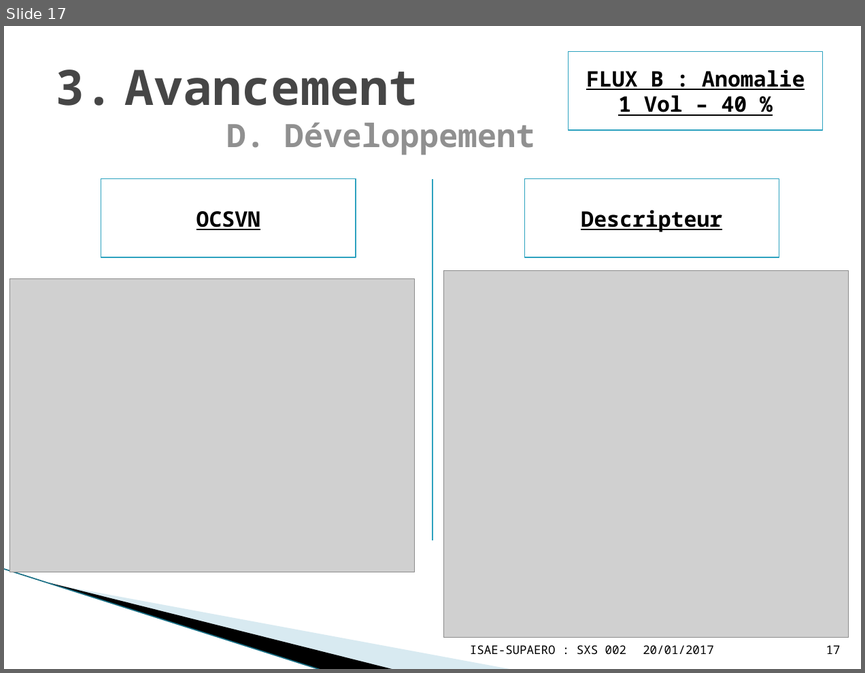
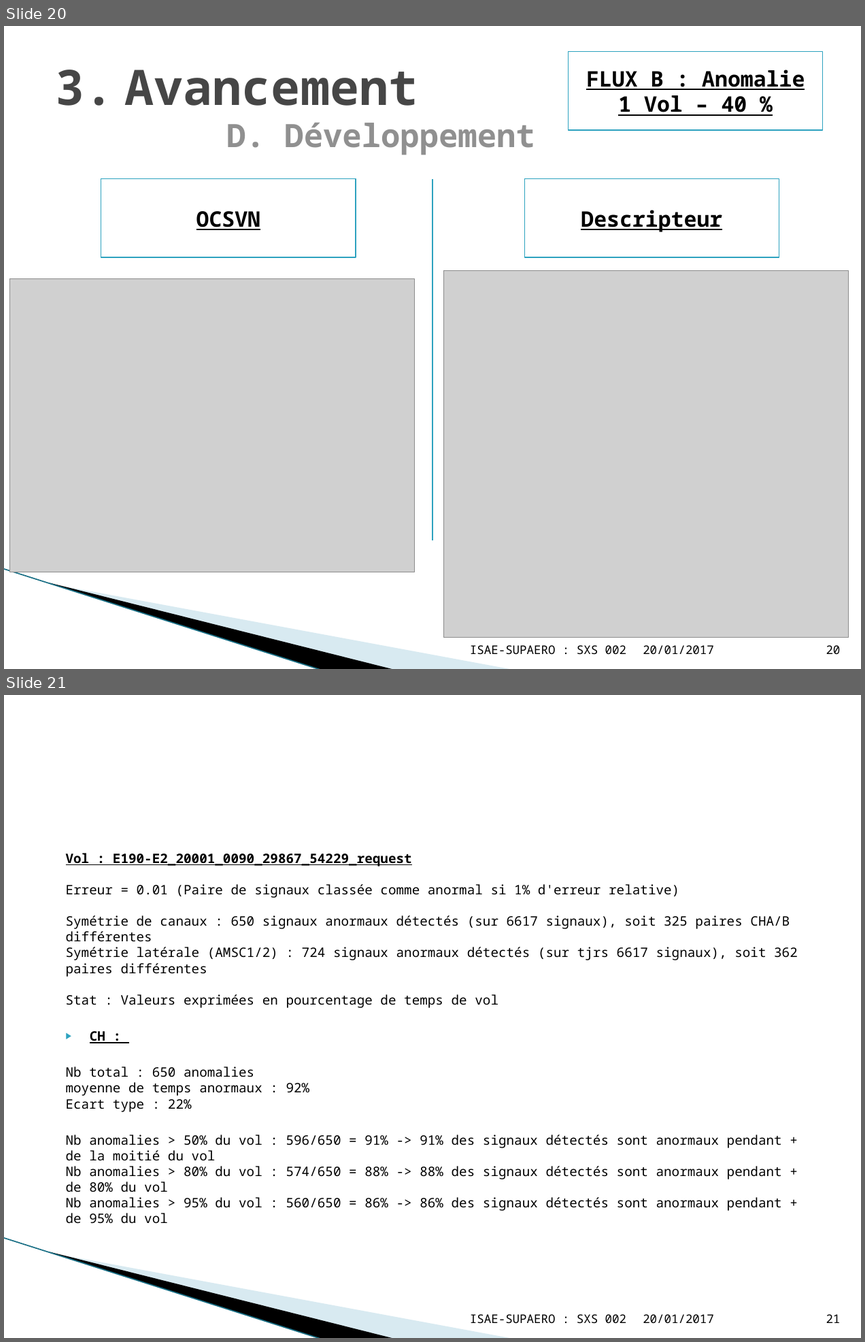
Before and after one commit to YuanxiangFranck/PIE_ISAE_Essais_Vol, a slide deck: gestion_projet/Project_Review03022017.pptx. Shown one above the other, each under a label of ours: slide 17 before the commit, slides 20 and 21 after it. The pictures are 865x673 and 865x1342 pixels, drawn with LibreOffice and Linux fonts; fonts in the diff are those of the drawing; grey boxes stand for pictures; background and template pictures are left out. Boxes give left, top, right and bottom in pixels: in the first picture for what was removed or moved away, otherwise in the second. Text is boxed around its words. In the diff, an @@ line names an element or a change of style, - is before the commit and + after.

```diff
--- a/gestion_projet/Project_Review03022017.pptx
+++ b/gestion_projet/Project_Review03022017.pptx
@@ slide 21 added at (4,695,861,1338), background #FFFFFF; not listed: 3 template elements that a slide beside it also shows @@
@@ text added at (66,853,798,1223), 11 pt, text #000000 @@
+Vol : E190-E2_20001_0090_29867_54229_request
+Erreur = 0.01 (Paire de signaux classée comme anormal si 1% d'erreur relative)
+Symétrie de canaux : 650 signaux anormaux détectés (sur 6617 signaux), soit 325 paires CHA/B différentes
+Symétrie latérale (AMSC1/2) : 724 signaux anormaux détectés (sur tjrs 6617 signaux), soit 362 paires différentes
+Stat : Valeurs exprimées en pourcentage de temps de vol
+▶ CH :
+Nb total : 650 anomalies
+moyenne de temps anormaux : 92%
+Ecart type : 22%
+Nb anomalies > 50% du vol : 596/650 = 91% -> 91% des signaux détectés sont anormaux pendant + de la moitié du vol
+Nb anomalies > 80% du vol : 574/650 = 88% -> 88% des signaux détectés sont anormaux pendant + de 80% du vol
+Nb anomalies > 95% du vol : 560/650 = 86% -> 86% des signaux détectés sont anormaux pendant + de 95% du vol
@@ text added at (470,1314,626,1323), 10 pt, text #000000 @@
+ISAE-SUPAERO : SXS 002
@@ text added at (643,1314,714,1323), 10 pt, text #000000 @@
+20/01/2017
@@ page number added at (826,1314,840,1323), 10 pt, text #000000 @@
+21
@@ what was slide 17 is now slide 20 @@
@@ page number at (826,645,840,654): text changed @@
-17
+20
```
Also in this commit, not shown: 7 slides changed, 7 other slides added, 4 other files.
